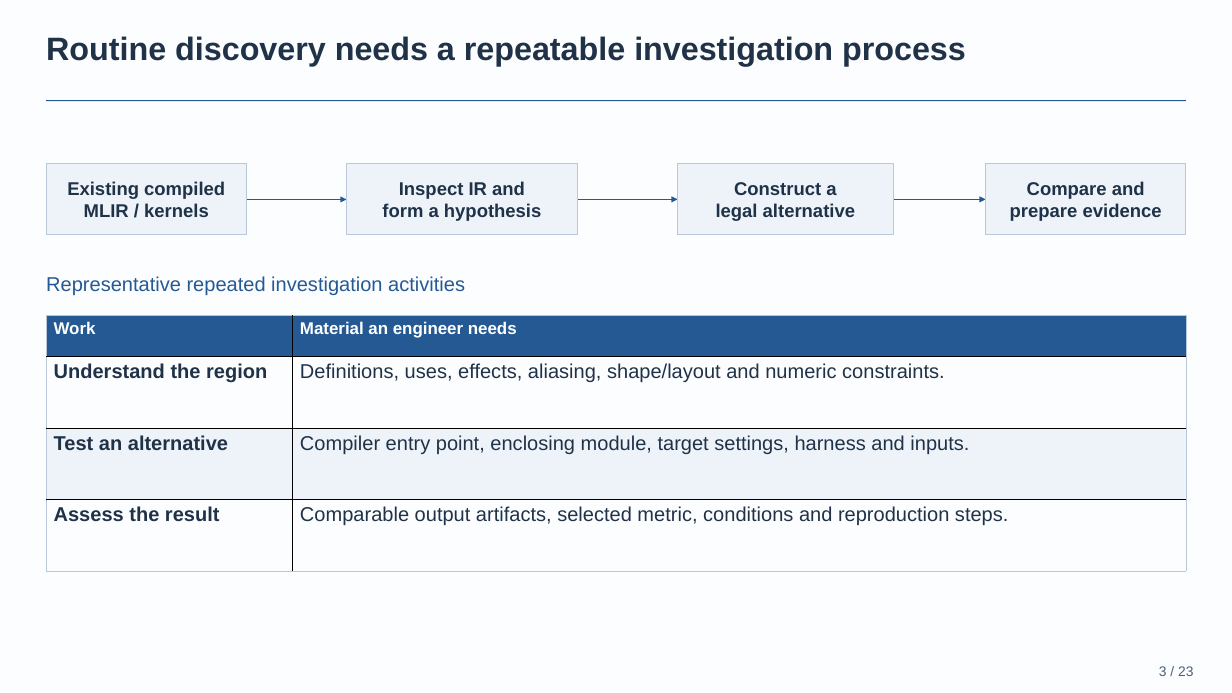
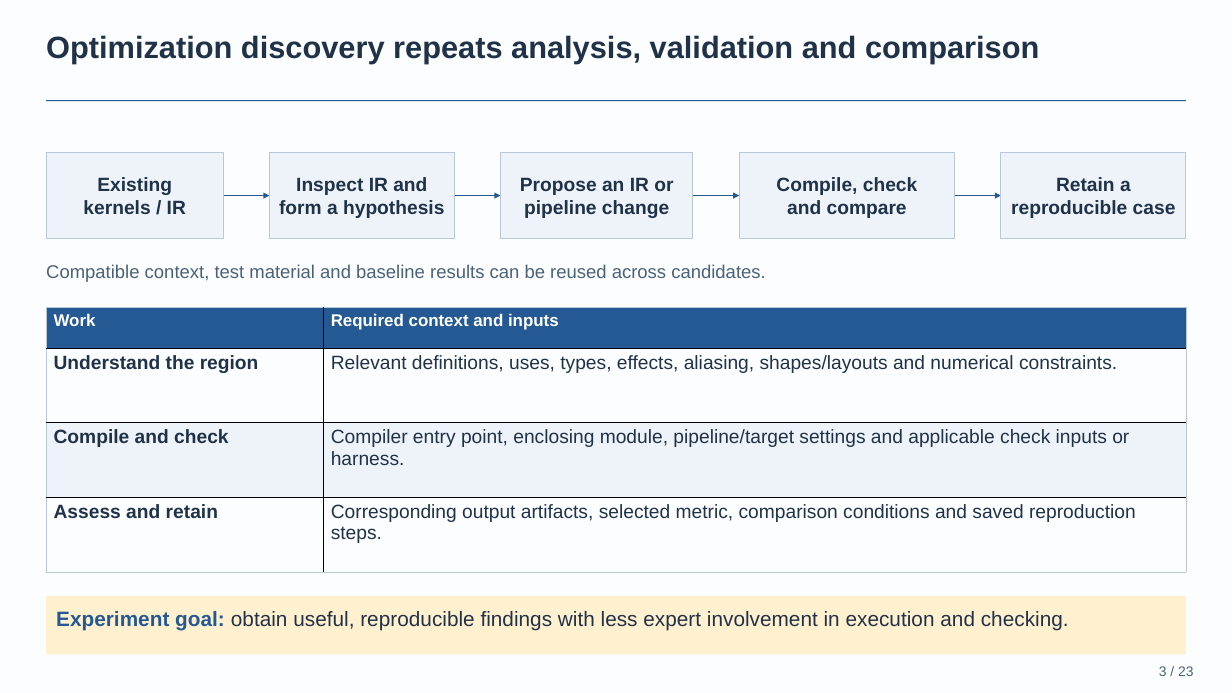
Before and after one commit to BonZirka/ascend-npu-optimization-research, a slide deck: slide 3 of output/ascend-optimization-pitch/ascend-optimization-technical.pptx. Drawn at 1232x693 pixels with LibreOffice and Linux fonts; fonts in the diff are those of the drawing. Boxes give left, top, right and bottom in pixels: in the first picture for what was removed or moved away, otherwise in the second. Text is boxed around its words. In the diff, an @@ line names an element or a change of style, - is before the commit and + after.

Commit message:
Reframe slide three around recurring investigation work
Show proposal, compilation, correctness checking, comparison and reproducible evidence explicitly. Clarify reuse and the intended expert-effort benefit while preserving the other slides.

```diff
--- a/output/ascend-optimization-pitch/ascend-optimization-technical.pptx
+++ b/output/ascend-optimization-pitch/ascend-optimization-technical.pptx
@@ text at (x1=46, y1=35, x2=1039, y2=64): text changed; size 31.5 to 30 pt @@
-Routine discovery needs a repeatable investigation process
+Optimization discovery repeats analysis, validation and comparison
@@ rectangle "Existing" resized from (x1=46, y1=164, x2=246, y2=235) to (x1=46, y1=152, x2=223, y2=239) @@
@@ text in rectangle at (x1=83, y1=177, x2=186, y2=214): text changed; size 18 to 18.8 pt @@
-Existing compiled
-MLIR / kernels
+Existing
+kernels / IR
@@ rectangle "Inspect IR and" resized from (x1=347, y1=164, x2=577, y2=235) to (x1=270, y1=152, x2=455, y2=239) @@
@@ rectangle "Inspect IR and" at (x1=270, y1=152, x2=455, y2=239): size 18 to 18.8 pt @@
@@ rectangle "Propose an IR or" resized from (x1=678, y1=164, x2=894, y2=235) to (x1=500, y1=152, x2=692, y2=239) @@
@@ text in rectangle at (x1=520, y1=177, x2=673, y2=218): text changed; size 18 to 18.8 pt @@
-Construct a
-legal alternative
+Propose an IR or
+pipeline change
@@ rectangle "Compile, check" resized from (x1=985, y1=164, x2=1185, y2=235) to (x1=739, y1=152, x2=955, y2=239) @@
@@ text in rectangle at (x1=776, y1=177, x2=917, y2=218): text changed; size 18 to 18.8 pt @@
-Compare and
-prepare evidence
+Compile, check
+and compare
@@ rectangle added at (x1=1001, y1=152, x2=1185, y2=239), fill #EDF3F9, outline #B8C8D9 0.98 pt, 18.8 pt, text #203248, bold @@
+Retain a
+reproducible case
@@ arrow moved from (577, 200) - (678, 200) to (223, 196) - (270, 196) @@
@@ arrow removed from (246, 200) to (347, 200) @@
@@ arrow moved from (893, 200) - (985, 200) to (455, 196) - (500, 196) @@
@@ arrow added from (693, 196) to (739, 196), #245994 1.5 pt @@
@@ arrow added from (955, 196) to (1001, 196), #245994 1.5 pt @@
@@ text added at (x1=46, y1=264, x2=765, y2=282), 18 pt, text #4B6178 @@
+Compatible context, test material and baseline results can be reused across candidates.
@@ text removed at (x1=46, y1=276, x2=465, y2=295) @@
-Representative repeated investigation activities
@@ table at (x1=46, y1=307, x2=1185, y2=572) @@
-row 1, column 2: Material an engineer needs
+row 1, column 2: Required context and inputs
-row 2, column 2: Definitions, uses, effects, aliasing, shape/layout and numeric constraints.
+row 2, column 2: Relevant definitions, uses, types, effects, aliasing, shapes/layouts and numerical constraints.
-row 3, column 1: Test an alternative
+row 3, column 1: Compile and check
-row 3, column 2: Compiler entry point, enclosing module, target settings, harness and inputs.
+row 3, column 2: Compiler entry point, enclosing module, pipeline/target settings and applicable check inputs or harness.
-row 4, column 1: Assess the result
+row 4, column 1: Assess and retain
-row 4, column 2: Comparable output artifacts, selected metric, conditions and reproduction steps.
+row 4, column 2: Corresponding output artifacts, selected metric, comparison conditions and saved reproduction steps.
@@ size 19.5 to 18.8 pt in "Understand the region" @@
@@ table resized from (x1=46, y1=316, x2=1185, y2=571) to (x1=46, y1=307, x2=1185, y2=572) @@
@@ rectangle added at (x1=46, y1=596, x2=1185, y2=654), fill #FFF0CF, 20.2 pt, text #203248 @@
+Experiment goal: obtain useful, reproducible findings with less expert involvement in execution and checking.
```
Also in this commit, not shown: 4 other files.
